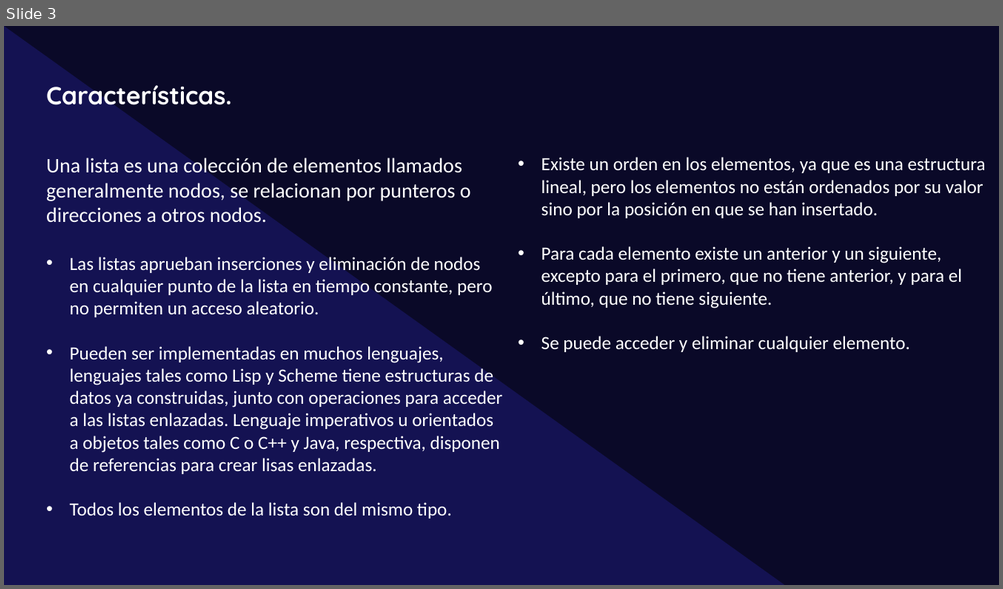
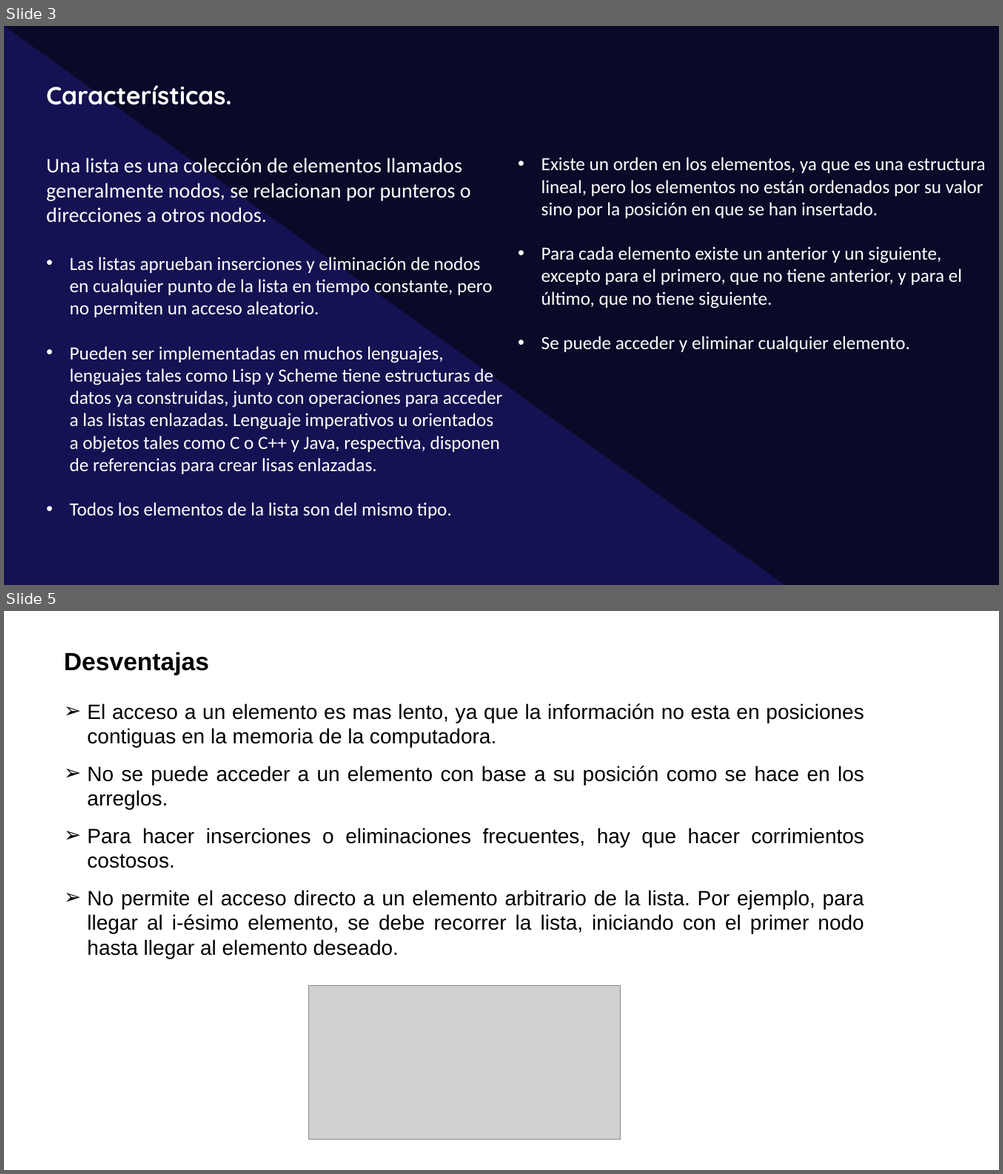
Before and after one commit to 987-Ismael-Romero/Listas, a slide deck: Expo/Expo_Listas.pptx. Shown one above the other, each under a label of ours: slide 3 before the commit, slides 3 and 5 after it; the slides between them are not shown. The pictures are 1003x589 and 1003x1174 pixels, drawn with LibreOffice and Linux fonts; fonts in the diff are those of the drawing; grey boxes stand for pictures. Boxes give left, top, right and bottom in pixels: in the first picture for what was removed or moved away, otherwise in the second. Text is boxed around its words. In the diff, an @@ line names an element or a change of style, - is before the commit and + after.

```diff
--- a/Expo/Expo_Listas.pptx
+++ b/Expo/Expo_Listas.pptx
@@ slide 5 added at [4,611,999,1170], background #FFFFFF @@
@@ text added at [64,652,209,675], 24 pt, text #000000, bold @@
+Desventajas
@@ text added at [87,703,864,959], 20 pt, text #000000 @@
+➢ El acceso a un elemento es mas lento, ya que la información no esta en posiciones contiguas en la memoria de la computadora.
+➢ No se puede acceder a un elemento con base a su posición como se hace en los arreglos.
+➢ Para hacer inserciones o eliminaciones frecuentes, hay que hacer corrimientos costosos.
+➢ No permite el acceso directo a un elemento arbitrario de la lista. Por ejemplo, para llegar al i-ésimo elemento, se debe recorrer la lista, iniciando con el primer nodo hasta llegar al elemento deseado.
@@ picture added at [309,985,620,1139] @@
```
Also in this commit, not shown: 1 other slide added, 1 slide removed.
